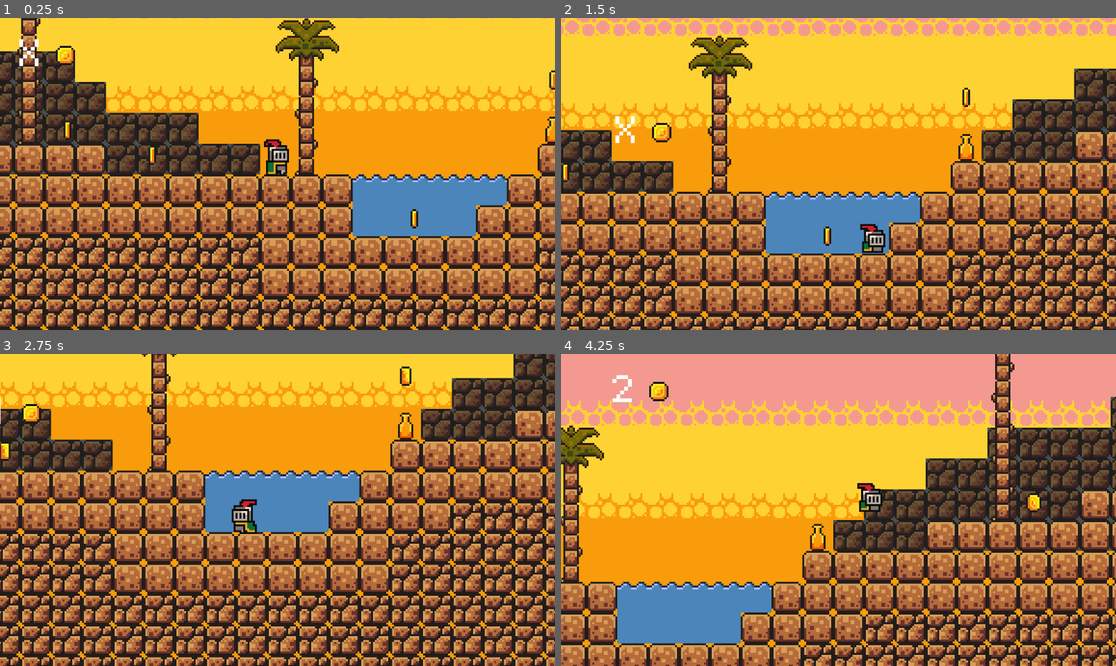
Above: before the commit, frames 1-4 (two rows, left to right).
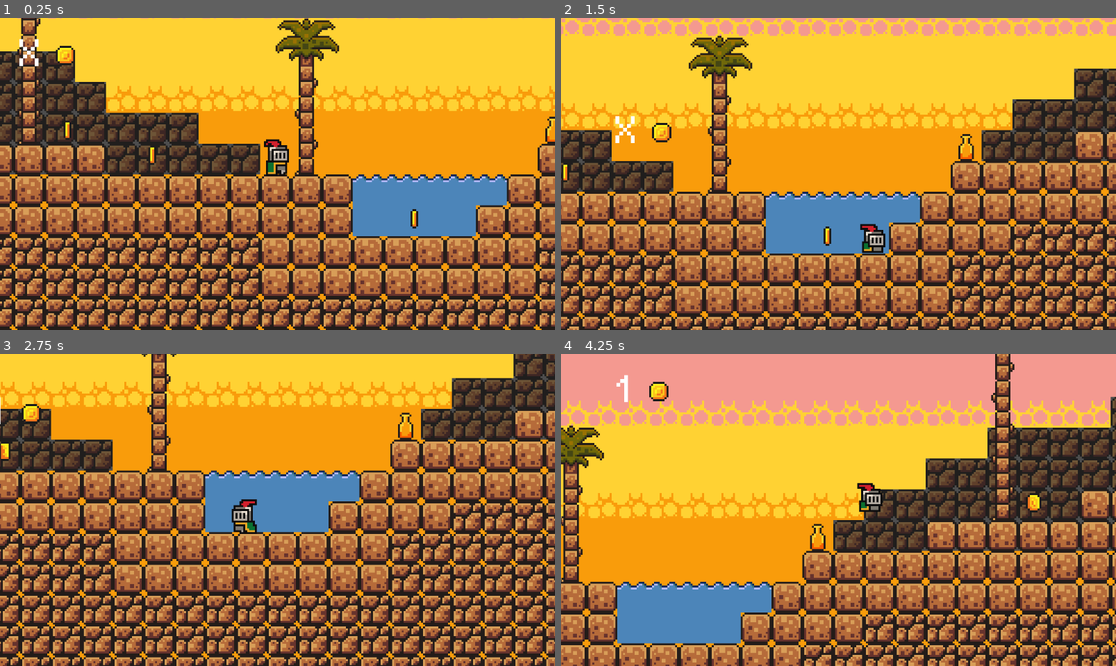
Above: after the commit, the same moments.

Repository: hypercreeper/TheWanderersPuzzle
Game: Godot game, scene res://scenes/africa.tscn
Same seed, same stepped clock (60 frames per second), same inputs: the game is played once before the commit and once after it. This scene is started directly instead of the project's main scene. Sound files missing from this copy of the repository are replaced by a short silence.
Inputs (mouse positions are in pixels of both pictures, inside the frame that each line leads up to):
- Up to frame 1 (0.25 s): no input
- Up to frame 2 (1.5 s): move the mouse to (960, 158) at 0.52 s; hold Right (move_right) from 0.53 s (still down); tap Space (jump) at 0.77 s; move the mouse to (727, 189) at 1.27 s
- Up to frame 3 (2.75 s): tap Space (jump) at 1.52 s; move the mouse to (333, 441) at 2.02 s; release Right (move_right) at 2.03 s; hold A (move_left) from 2.03 s (still down)
- Up to frame 4 (4.25 s): move the mouse to (810, 572) at 2.77 s; release A (move_left) at 2.78 s; hold Right (move_right) from 2.78 s (still down); tap Space (jump) at 3.02, 3.77 s; move the mouse to (1005, 556) at 3.52 s

The runs differ from the first frame. In frame 1, less than 0.1% of the frame differs, in the area x 98-100%, y 16-24%; in frame 2, less than 0.1%; in frame 3, 0.1%; in frame 4, 0.2%, in the area x 9-13%, y 6-16%.

Commit message:
clay pot

Diff:
--- a/scenes/africa.tscn
+++ b/scenes/africa.tscn
@@ -329,7 +329,8 @@
 [node name="Node" type="Node" parent="."]
 
 [node name="coin7" parent="Node" instance=ExtResource("5_d13rt")]
-position = Vector2(8, -33)
+visible = false
+position = Vector2(3, -257)
 
 [node name="Pot" parent="Node" instance=ExtResource("10_r0i2g")]
 position = Vector2(8, -8)
--- a/scenes/pot.tscn
+++ b/scenes/pot.tscn
@@ -1,7 +1,8 @@
-[gd_scene load_steps=5 format=3 uid="uid://dayjr02m01dcl"]
+[gd_scene load_steps=6 format=3 uid="uid://dayjr02m01dcl"]
 
 [ext_resource type="Script" path="res://scripts/pot.gd" id="1_xmp4l"]
 [ext_resource type="Texture2D" uid="uid://7q7ex34icnnx" path="res://assets/sprites/pot.png" id="2_1d08w"]
+[ext_resource type="Texture2D" uid="uid://l3frqv7h8tut" path="res://assets/sprites/broken_pot.png" id="3_4unag"]
 
 [sub_resource type="CircleShape2D" id="CircleShape2D_y1315"]
 radius = 4.12311
@@ -11,6 +12,9 @@
 "frames": [{
 "duration": 1.0,
 "texture": ExtResource("2_1d08w")
+}, {
+"duration": 1.0,
+"texture": ExtResource("3_4unag")
 }],
 "loop": true,
 "name": &"default",
--- a/scripts/pot.gd
+++ b/scripts/pot.gd
@@ -3,7 +3,7 @@
 @onready var game_manager: Node = %"Game Manager"
 @onready var coin: Area2D = $"../coin7"
 func _on_body_entered(body: Node2D) -> void:
-	self.hide()
+	coin.position = Vector2(24.0, -8.0)
 	coin.show()
-
+	$AnimatedSprite2D.frame = 1
 	#queue_free()
Binary file added: assets/sprites/broken_pot.png
Not shown, added: assets/sprites/broken_pot.png.import
Not shown: 1 places in scenes/africa.tscn that only renumber resources
Not shown, changed: .DS_Store
